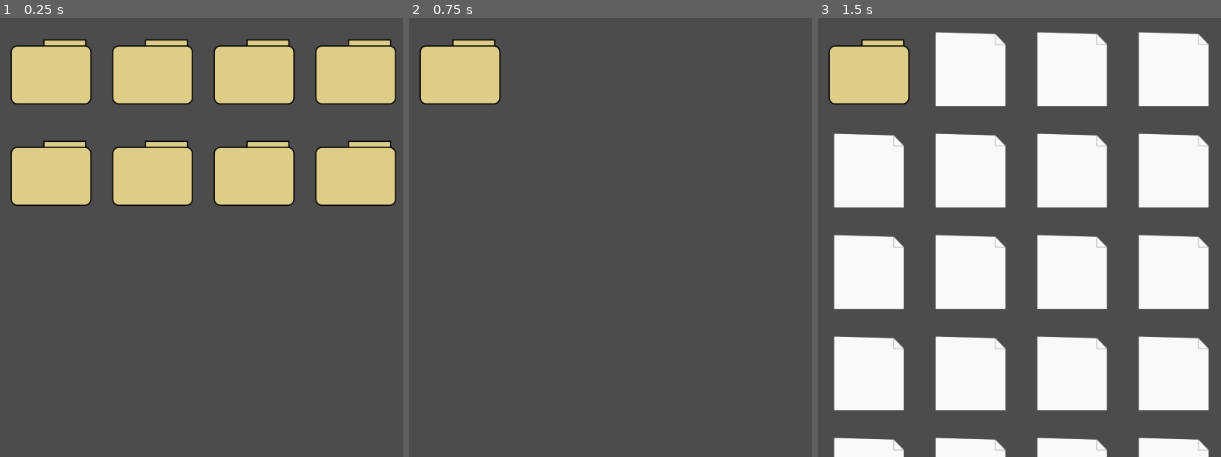
Above: before the commit, frames 1-3 (left to right).
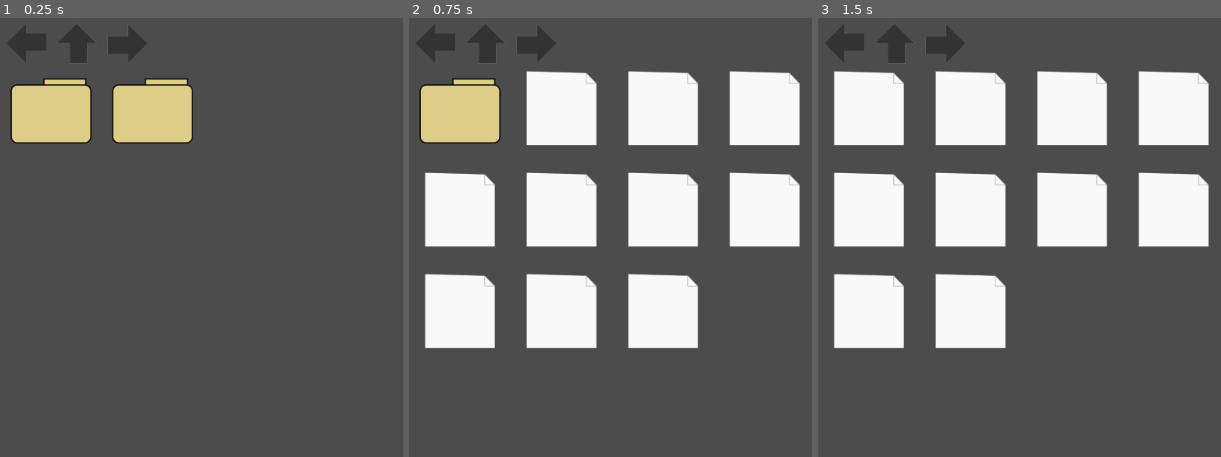
Above: after the commit, the same moments.

Repository: JoonasHeinonen/TeamStonksFGJ
Game: Godot game, scene res://Objects/GameContainer.tscn
Same seed, same stepped clock (60 frames per second), same inputs: the game is played once before the commit and once after it. The project has no main scene, so this scene is started directly.
Inputs (mouse positions are in pixels of both pictures, inside the frame that each line leads up to; where the layout moved, square brackets give the same spot in the first picture):
- Up to frame 1 (0.25 s): no input
- Up to frame 2 (0.75 s): click (457, 110) [457, 70] at 0.5 s
- Up to frame 3 (1.5 s): click (866, 70) at 1.27 s

The runs differ from the first frame. In frame 1, 25% of the frame differs, in the area x 1-99%, y 1-43%; in frame 2, 34%; in frame 3, 46%, in the area x 1-98%, y 1-100%.

Commit message:
Added a bit funky previous arrow function

Diff:
--- a/GameContainer.gd
+++ b/GameContainer.gd
@@ -13,9 +13,9 @@
 var sublevel = 0
 var current_folder = null
 var up_folder = null
-var prev_folder = null
+var prev_folders = []
 var next_folder = null
-var prev_sublevel = null
+var prev_sublevels = []
 var next_sublevel = null
 var up_sublevel = null
 
@@ -24,10 +24,18 @@
 onready var folder_image = preload("res://gfx/folder.png")
 onready var file_image = preload("res://gfx/file.png")
 
+# controls
+onready var prev_action = get_node("WindowContainer/HBoxContainer/Prev")
+onready var next_action = get_node("WindowContainer/HBoxContainer/Next")
+onready var up_action = get_node("WindowContainer/HBoxContainer/Up")
+
 # Called when the node enters the scene tree for the first time.
 func _ready():
 	initialize(3)
 	chat_view.connect("mouse_entered", self, "_check_if_dragged_item")
+	prev_action.connect("pressed", self, "_go_prev")
+	up_action.connect("pressed", self, "_go_up")
+	next_action.connect("pressed", self, "_go_next")
 
 func instance_file_object(type):
 	var new_file = file_object_scene.instance()
@@ -36,6 +44,23 @@
 	# TODO: Determine file types and stuff randomly
 
 	return new_file
+
+func _go_up():
+	pass
+
+func _go_prev():
+	if len(prev_sublevels) > 1 and len(prev_folders) > 1:
+		var prev_sublevel = prev_sublevels[len(prev_sublevels) - 1]
+		var prev_folder = prev_folders[len(prev_folders) - 1]
+		prev_sublevels.remove(len(prev_sublevels) - 1)
+		prev_folders.remove(len(prev_folders) - 1)
+		_new_sublevel(prev_sublevel, prev_folder)
+	else:
+		_new_sublevel(1, null)
+
+func _go_next():
+	pass
+
 
 func _process(delta):
 	if dragged_item:
@@ -74,6 +99,10 @@
 
 	else:
 		print("sublevel",file_instance.sublevel)
+		# assign previous coordinates
+		prev_folders.append(current_folder)
+		prev_sublevels.append(sublevel)
+
 		# We are going below this sublevel!
 		sublevel = file_instance.sublevel + 1
 		current_folder = file_instance
@@ -96,7 +125,7 @@
 	#   * Has to be a file from atleast sublevels / 2 (round up)
 	#
 	var test_data = {}
-	difficulty = 16
+	difficulty = 4
 	var sublevels = round(difficulty / 2)
 	randomize()
 
@@ -139,8 +168,7 @@
 				var new_file = instance_file_object("file")
 				file_view.add_child(new_file)
 				new_file.sublevel = folder.sublevel + 1
-				if folder.sublevel > 1:
-					new_file.parent_file = folder
+				new_file.parent_file = folder
 				new_file.is_folder = false
 				_create_file_signals(new_file)
 
--- a/Objects/GameContainer.tscn
+++ b/Objects/GameContainer.tscn
@@ -1,7 +1,10 @@
-[gd_scene load_steps=3 format=2]
+[gd_scene load_steps=6 format=2]
 
 [ext_resource path="res://GameContainer.gd" type="Script" id=1]
 [ext_resource path="res://Objects/GameFileArranger.tscn" type="PackedScene" id=2]
+[ext_resource path="res://gfx/rightarrow.png" type="Texture" id=3]
+[ext_resource path="res://gfx/leftarrow.png" type="Texture" id=4]
+[ext_resource path="res://gfx/uparrow.png" type="Texture" id=5]
 
 [node name="GameContainer" type="Control"]
 anchor_right = 1.0
@@ -21,6 +24,35 @@
 }
 
 [node name="GameFileArranger" parent="WindowContainer" instance=ExtResource( 2 )]
+margin_top = 50.0
+
+[node name="HBoxContainer" type="HBoxContainer" parent="WindowContainer"]
+margin_right = 300.0
+margin_bottom = 256.0
+rect_scale = Vector2( 0.25, 0.25 )
+__meta__ = {
+"_edit_use_anchors_": false
+}
+
+[node name="Prev" type="TextureButton" parent="WindowContainer/HBoxContainer"]
+margin_right = 256.0
+margin_bottom = 256.0
+texture_normal = ExtResource( 4 )
+
+[node name="Up" type="TextureButton" parent="WindowContainer/HBoxContainer"]
+margin_left = 260.0
+margin_right = 516.0
+margin_bottom = 256.0
+texture_normal = ExtResource( 5 )
+
+[node name="Next" type="TextureButton" parent="WindowContainer/HBoxContainer"]
+margin_left = 520.0
+margin_right = 776.0
+margin_bottom = 256.0
+texture_normal = ExtResource( 3 )
+__meta__ = {
+"_edit_use_anchors_": false
+}
 
 [node name="ChatContainer" type="Control" parent="."]
 margin_left = 775.0
Binary file added: gfx/downarrow.png
Not shown, added: gfx/downarrow.png.import
Binary file added: gfx/leftarrow.png
Not shown, added: gfx/leftarrow.png.import
Binary file added: gfx/rightarrow.png
Not shown, added: gfx/rightarrow.png.import
Binary file added: gfx/uparrow.png
Not shown, added: gfx/uparrow.png.import
